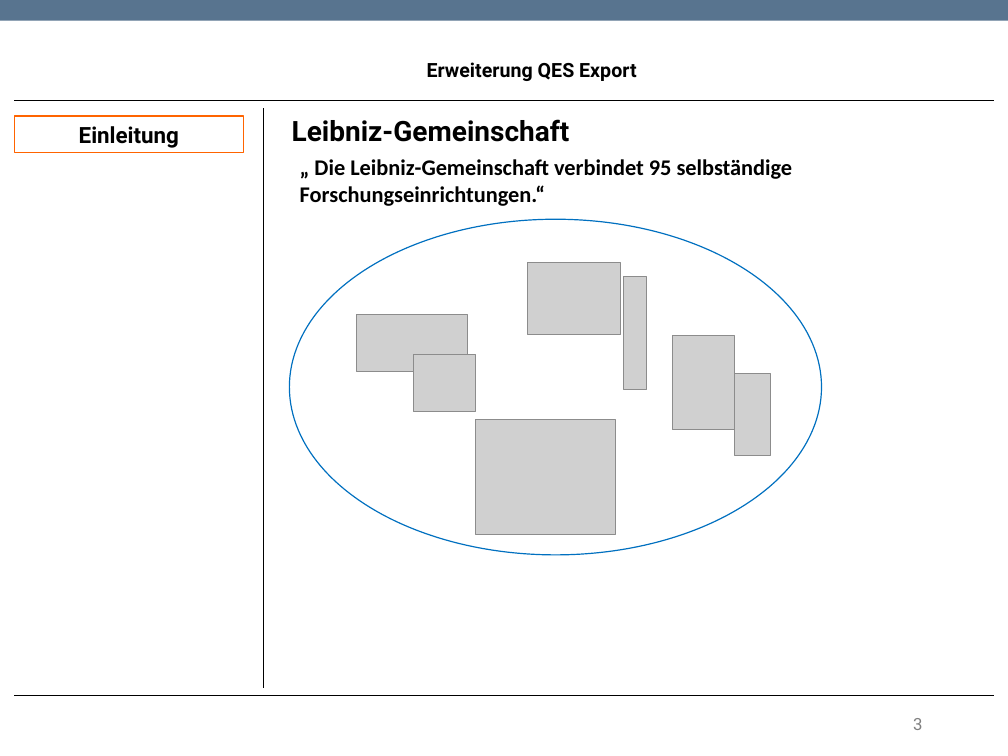
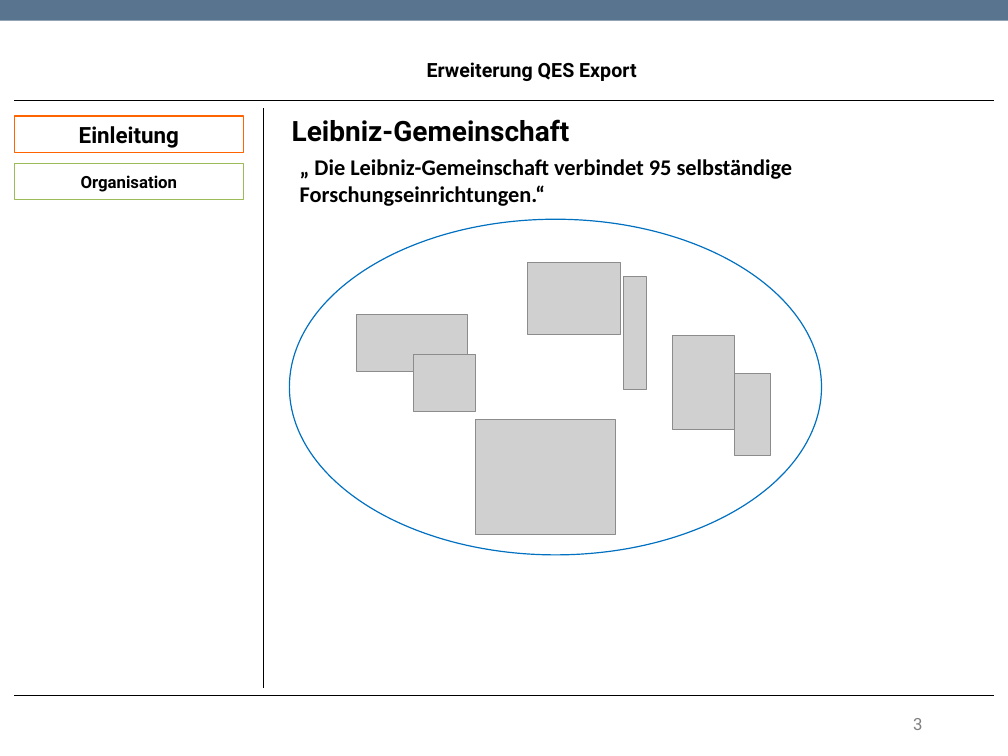
Before and after one commit to TwoHorus/dbExelExportLaravel, a slide deck: slide 3 of DOC/Fachgespraech.pptx. Drawn at 1008x756 pixels with LibreOffice and Linux fonts; fonts in the diff are those of the drawing; grey boxes stand for pictures; background and template pictures are left out. Boxes give left, top, right and bottom in pixels: in the first picture for what was removed or moved away, otherwise in the second. Text is boxed around its words. In the diff, an @@ line names an element or a change of style, - is before the commit and + after.

```diff
--- a/DOC/Fachgespraech.pptx
+++ b/DOC/Fachgespraech.pptx
@@ rectangle added at <box>14,163,244,200</box>, fill #FFFFFF, outline #9BBB59 0.85 pt, 12 pt, text #000000, bold @@
+Organisation
```
Also in this commit, not shown: 7 other slides changed, 1 slide added.
